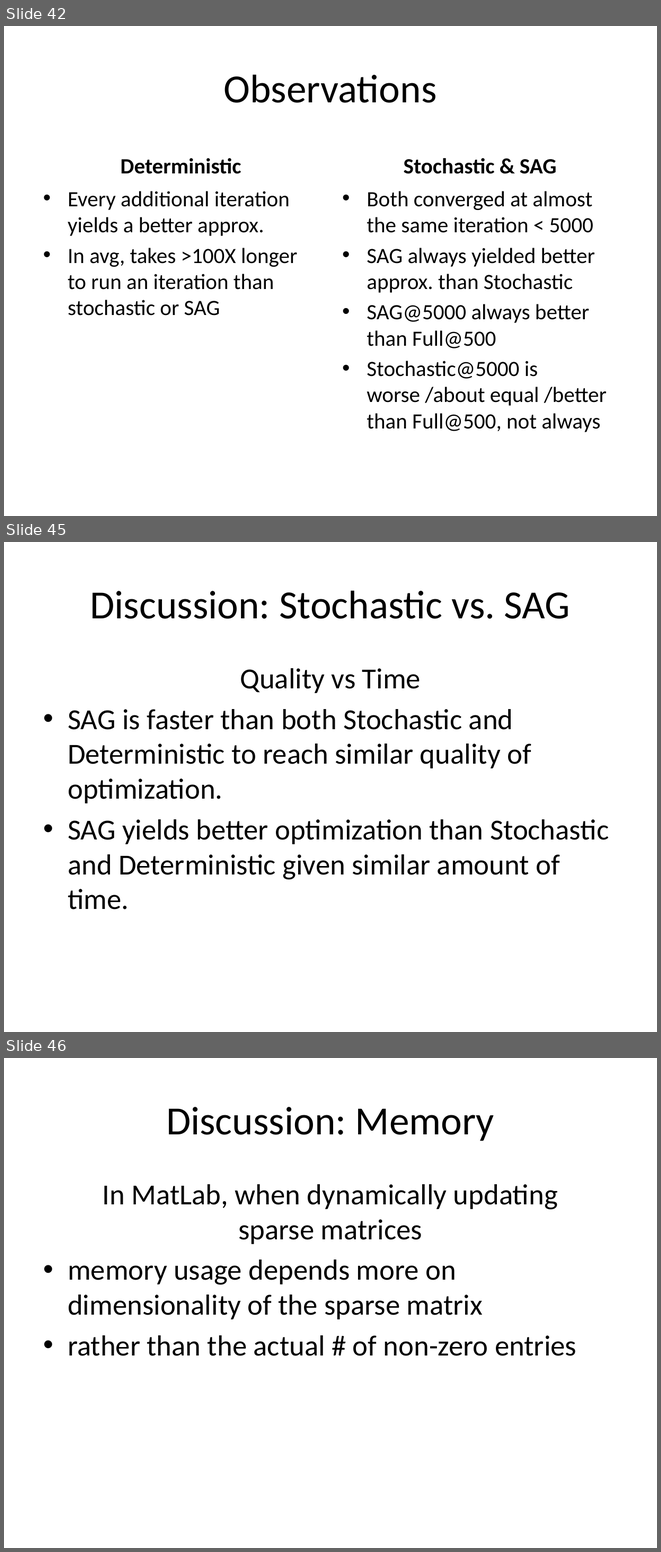
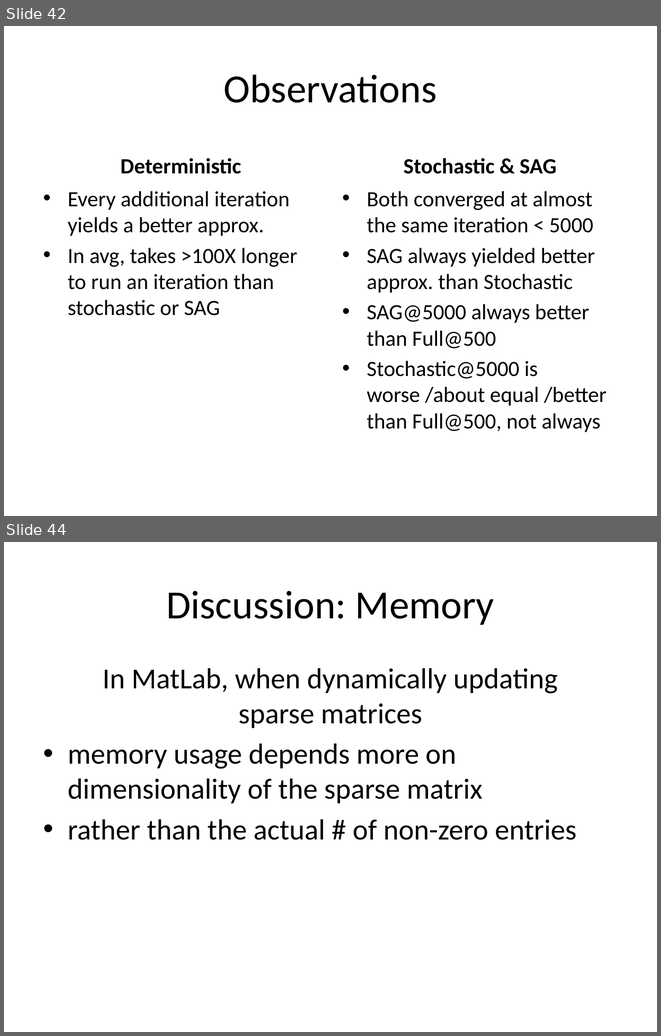
Before and after one commit to jamestklo/MatrixFactorizationMatlab, a slide deck: cs534L-SAGmf.pptx. Shown one above the other, each under a label of ours: slides 42, 45 and 46 before the commit, slides 42 and 44 after it; the slides between them are not shown. The pictures are 661x1552 and 661x1036 pixels, drawn with LibreOffice and Linux fonts; fonts in the diff are those of the drawing. Boxes give left, top, right and bottom in pixels: in the first picture for what was removed or moved away, otherwise in the second. Text is boxed around its words. In the diff, an @@ line names an element or a change of style, - is before the commit and + after.

```diff
--- a/cs534L-SAGmf.pptx
+++ b/cs534L-SAGmf.pptx
@@ slide 45 removed at (x1=4, y1=542, x2=657, y2=1032), background #FFFFFF @@
@@ title removed at (x1=90, y1=590, x2=571, y2=619) @@
-Discussion: Stochastic vs. SAG
@@ text removed at (x1=68, y1=668, x2=609, y2=909) @@
-Quality vs Time
-• SAG is faster than both Stochastic and Deterministic to reach similar quality of optimization.
-• SAG yields better optimization than Stochastic and Deterministic given similar amount of time.
@@ what was slide 46 is now slide 44 @@
```
Also in this commit, not shown: 2 slides changed, 1 other slide removed, 12 other files.
